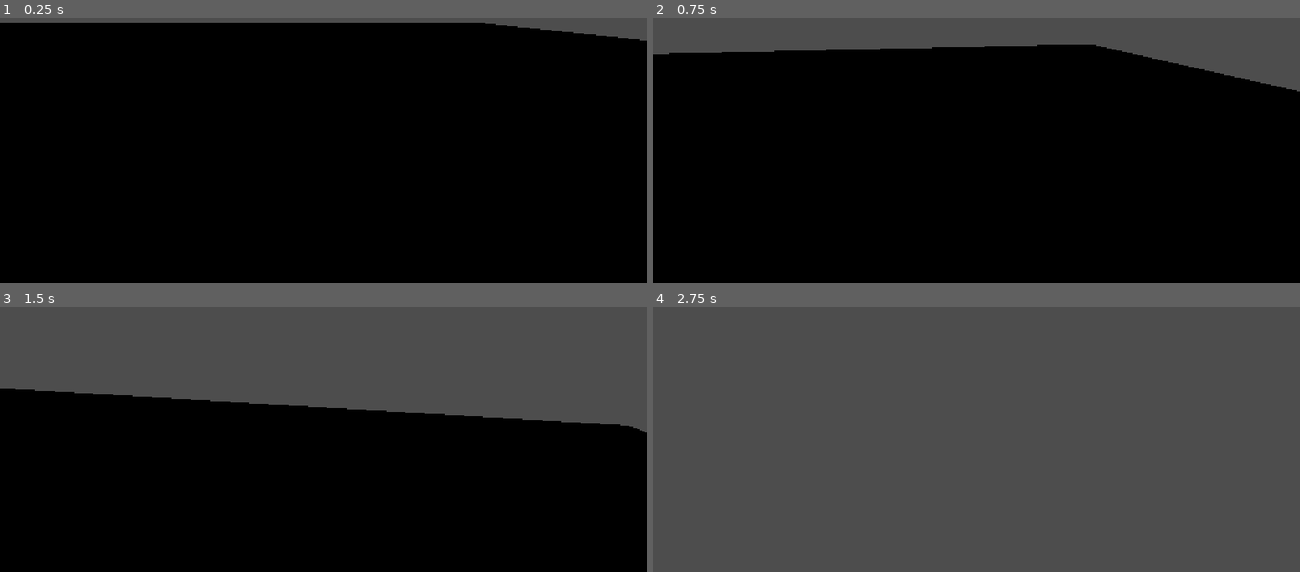
Above: before the commit, frames 1-4 (two rows, left to right).
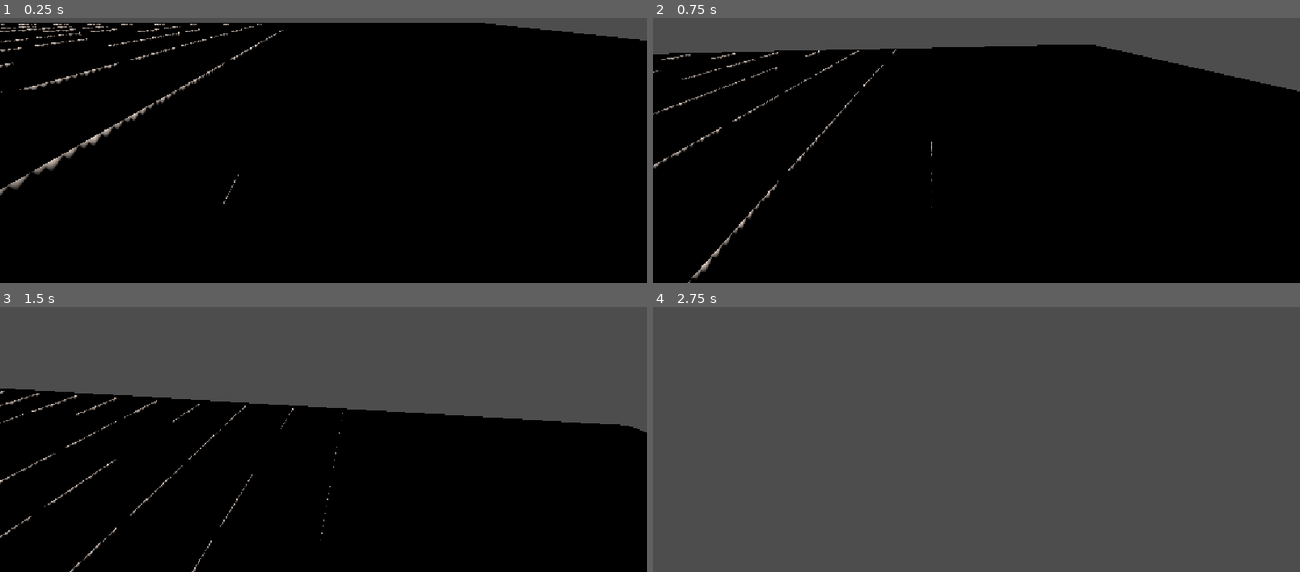
Above: after the commit, the same moments.

Repository: idtest1gg-arch/maze
Game: Godot game, scene res://Main.tscn
The game is run twice, just before and just after one commit, with the same random seed, the same clock (stepped at 60 frames per second) and the same inputs.
Inputs (mouse positions are in pixels of both pictures, inside the frame that each line leads up to):
- Up to frame 1 (0.25 s): no input
- Up to frame 2 (0.75 s): tap Enter at 0.5 s; move the mouse to (1008, 100) at 0.52 s; hold W from 0.53 s (still down); hold E from 0.53 s (still down); click (1008, 100) at 0.67 s
- Up to frame 3 (1.5 s): keep holding W; move the mouse to (291, 391) at 1.27 s; release E at 1.28 s; tap Q at 1.35 s
- Up to frame 4 (2.75 s): keep holding W; move the mouse to (989, 383) at 2.02 s; hold Shift from 2.03 s (still down)

The runs differ from the first frame. In frame 1, 1.3% of the frame differs, in the area x 0-44%, y 2-71%; in frame 2, 0.8%; in frame 3, 0.7%; in frame 4, nothing differs.

Commit message:
Add a directional light and repair the wall-generation logic so the maze looks like a real maze instead of a dense wall grid.

Diff:
--- a/maze/Main.tscn
+++ b/maze/Main.tscn
@@ -18,3 +18,8 @@
 script = ExtResource("2")
 movement_speed = 10.0
 sprint_speed = 18.0
+
+[node name="DirectionalLight3D" type="DirectionalLight3D" parent="."]
+transform = Transform3D(0.866025, -0.5, 0, 0.5, 0.866025, 0, 0, 0, 1, 0, 10, 0)
+light_energy = 1.5
+shadow_enabled = true
--- a/maze/MazeGenerator.gd
+++ b/maze/MazeGenerator.gd
@@ -46,19 +46,20 @@
 
         for delta in directions:
             var next_cell: Vector2i = current + delta
-            var is_valid := next_cell.x > 0 and next_cell.x < maze_width - 1
-            is_valid = is_valid and next_cell.y > 0 and next_cell.y < maze_height - 1
-            is_valid = is_valid and not grid[next_cell.y][next_cell.x]["visited"]
-            if is_valid:
-                options.append(next_cell)
+            if next_cell.x <= 0 or next_cell.x >= maze_width - 1:
+                continue
+            if next_cell.y <= 0 or next_cell.y >= maze_height - 1:
+                continue
+            if grid[next_cell.y][next_cell.x]["visited"]:
+                continue
+            options.append(delta)
 
         if options.is_empty():
             stack.pop_back()
             continue
 
-        var next_cell: Vector2i = options[randi() % options.size()]
-        var delta: Vector2i = next_cell - current
-
+        var delta: Vector2i = options[randi() % options.size()]
+        var next_cell: Vector2i = current + delta
         var wall_cell: Vector2i = current + (delta / 2)
 
         if delta.x > 0:
